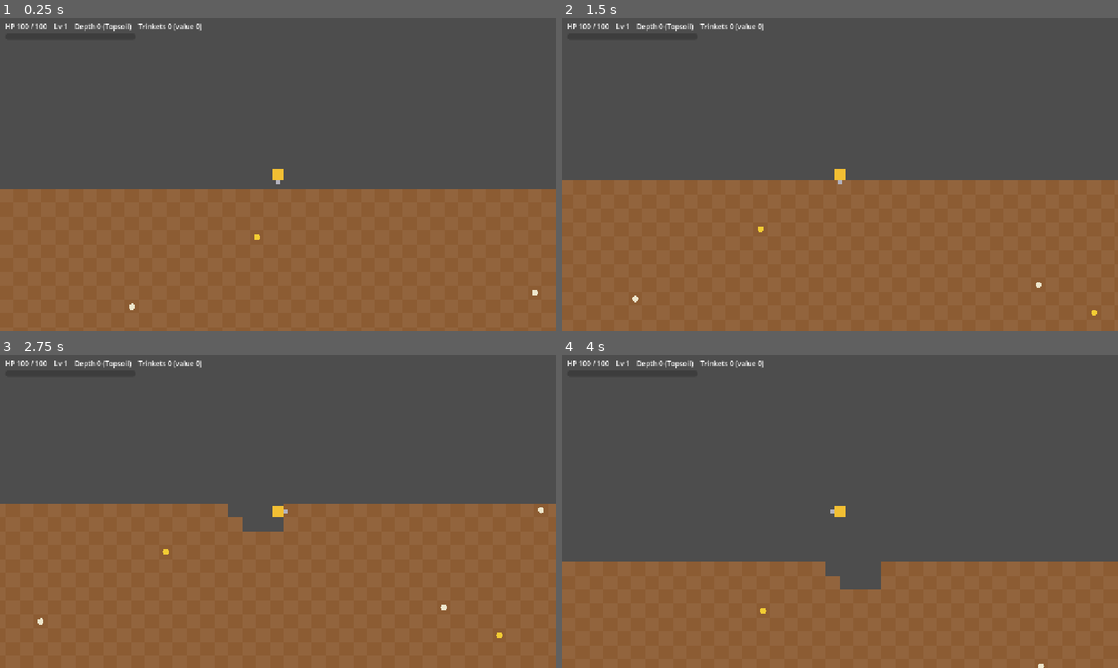
Above: before the commit, frames 1-4 (two rows, left to right).
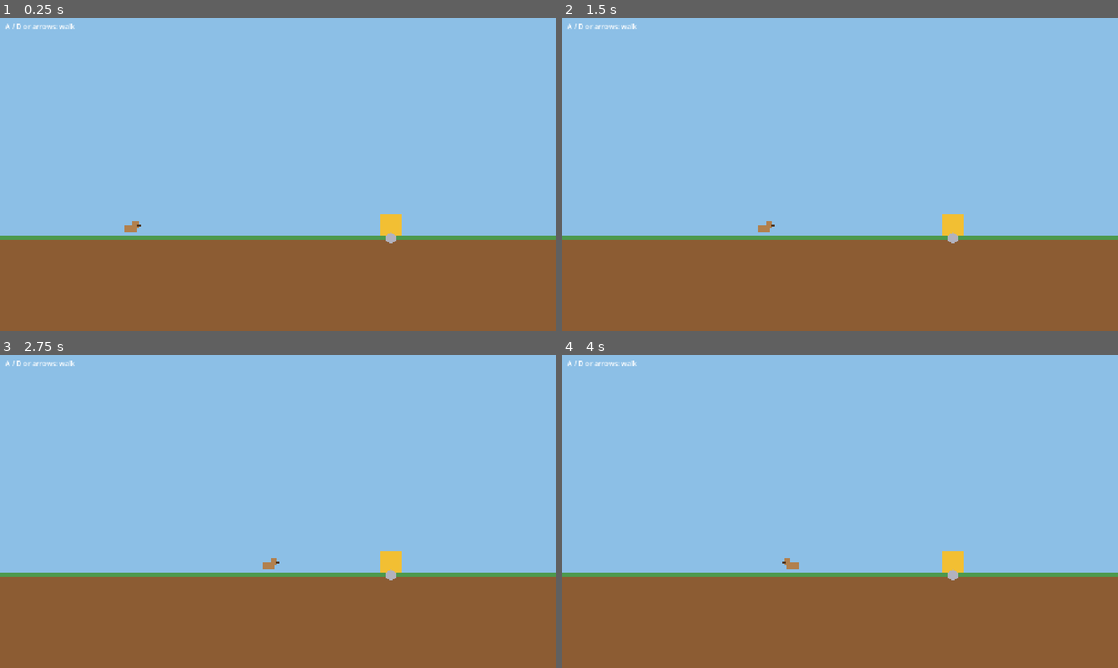
Above: after the commit, the same moments.

Repository: tygedavis/game-jam-2
Game: Godot game, scene res://scenes/surface.tscn
The game is run twice, just before and just after one commit, with the same random seed, the same clock (stepped at 60 frames per second) and the same inputs. Before the commit the project starts from res://scenes/main.tscn.
Inputs:
- Up to frame 1 (0.25 s): no input
- Up to frame 2 (1.5 s): tap Enter at 0.5 s; hold Right (ui_right) 0.53-1.28 s; tap Space at 0.6, 0.77, 1.07 s; hold Down (ui_down) from 1.28 s (still down); tap 1 at 1.35 s
- Up to frame 3 (2.75 s): tap Space at 1.52, 1.55, 1.82, 2.3 s; release Down (ui_down) at 2.03 s; hold Right (ui_right) from 2.03 s (still down); tap 2 at 2.1 s
- Up to frame 4 (4 s): release Right (ui_right) at 2.78 s; hold Up (ui_up) 2.78-3.53 s; tap 3 at 2.85 s; tap Space at 3.02, 3.05, 3.32, 3.77, 3.8 s; hold Left (ui_left) from 3.53 s (still down); tap Enter at 3.6 s

The runs differ from the first frame. In frame 1, 71% of the frame differs, in the area x 0-100%, y 0-94%; in frame 2, 71%; in frame 3, 71%; in frame 4, 71%, in the area x 0-100%, y 0-100%.

Commit message:
Add surface scene and update prototype plan docs
Game boots to a minimal surface hub: walk the dog to the drill and press Space
to start a run. Death returns to the surface. Plan docs now record milestones
1-5 as done plus the decisions made along the way.

Co-Authored-By: Claude Sonnet 5.5 <noreply@anthropic.com>

Diff:
--- a/project.godot
+++ b/project.godot
@@ -4,7 +4,7 @@
 [application]
 
 config/name="game-jam-2"
-run/main_scene="res://scenes/main.tscn"
+run/main_scene="res://scenes/surface.tscn"
 config/features=PackedStringArray("4.7", "GL Compatibility")
 config/icon="res://icon.svg"
 
--- /dev/null
+++ b/scenes/surface.tscn
@@ -0,0 +1,6 @@
+[gd_scene load_steps=2 format=3]
+
+[ext_resource type="Script" path="res://scripts/surface.gd" id="1"]
+
+[node name="Surface" type="Node2D"]
+script = ExtResource("1")
--- a/scripts/main.gd
+++ b/scripts/main.gd
@@ -138,7 +138,7 @@
 
 func _on_retry() -> void:
 	get_tree().paused = false
-	get_tree().reload_current_scene()
+	get_tree().change_scene_to_file("res://scenes/surface.tscn")
 
 
 func _update_hud() -> void:
--- a/scripts/results_screen.gd
+++ b/scripts/results_screen.gd
@@ -25,7 +25,7 @@
 	_label.horizontal_alignment = HORIZONTAL_ALIGNMENT_CENTER
 	col.add_child(_label)
 	var button := Button.new()
-	button.text = "Dig again (Enter)"
+	button.text = "Return to surface (Enter)"
 	button.pressed.connect(func() -> void: retry.emit())
 	col.add_child(button)
 	button.grab_focus.call_deferred()
--- /dev/null
+++ b/scripts/surface.gd
@@ -0,0 +1,61 @@
+extends Node2D
+## Minimal surface hub (placeholder shapes). Walk the dog to the drill and press Space to
+## start a run. The owner and other hub contents come later (see docs/game-design.md).
+
+const RUN_SCENE := "res://scenes/main.tscn"
+const GROUND_Y := 500.0
+const DRILL_X := 900.0
+const USE_RANGE := 90.0
+
+@export var walk_speed := 220.0
+
+var _dog_x := 300.0
+var _facing := 1
+var _prompt: Label
+
+
+func _ready() -> void:
+	var layer := CanvasLayer.new()
+	_prompt = Label.new()
+	_prompt.text = "Press SPACE to start digging"
+	_prompt.position = Vector2(DRILL_X - 130.0, GROUND_Y - 110.0)
+	layer.add_child(_prompt)
+	var help := Label.new()
+	help.text = "A / D or arrows: walk"
+	help.position = Vector2(12, 8)
+	layer.add_child(help)
+	add_child(layer)
+
+
+func _process(delta: float) -> void:
+	var dir := int(Input.is_physical_key_pressed(KEY_D) or Input.is_action_pressed("ui_right")) \
+		- int(Input.is_physical_key_pressed(KEY_A) or Input.is_action_pressed("ui_left"))
+	if dir != 0:
+		_facing = dir
+	_dog_x = clampf(_dog_x + dir * walk_speed * delta, 40.0, 1240.0)
+	_prompt.visible = _near_drill()
+	queue_redraw()
+
+
+func _unhandled_input(event: InputEvent) -> void:
+	if event is InputEventKey and event.pressed and not event.echo \
+			and event.physical_keycode == KEY_SPACE and _near_drill():
+		get_tree().change_scene_to_file(RUN_SCENE)
+
+
+func _near_drill() -> bool:
+	return absf(_dog_x - DRILL_X) <= USE_RANGE
+
+
+func _draw() -> void:
+	var size := get_viewport_rect().size
+	draw_rect(Rect2(0, 0, size.x, GROUND_Y), Color(0.55, 0.75, 0.9)) # sky
+	draw_rect(Rect2(0, GROUND_Y, size.x, size.y - GROUND_Y), Color(0.55, 0.36, 0.2)) # ground
+	draw_rect(Rect2(0, GROUND_Y, size.x, 10), Color(0.3, 0.6, 0.3)) # grass
+	# Drill vehicle (same colours as in-run).
+	draw_rect(Rect2(DRILL_X - 24, GROUND_Y - 48, 48, 48), Color(0.95, 0.75, 0.2))
+	draw_circle(Vector2(DRILL_X, GROUND_Y + 6), 12, Color(0.7, 0.7, 0.75))
+	# Dog on foot: body, head and snout showing facing.
+	draw_rect(Rect2(_dog_x - 14, GROUND_Y - 22, 28, 16), Color(0.7, 0.5, 0.3))
+	draw_rect(Rect2(_dog_x + _facing * 12 - 7, GROUND_Y - 32, 14, 14), Color(0.7, 0.5, 0.3))
+	draw_rect(Rect2(_dog_x + _facing * 20 - 4, GROUND_Y - 26, 8, 6), Color(0.3, 0.2, 0.1))
Not shown, changed: CLAUDE.md
Not shown, changed: docs/game-design.md
Not shown, changed: docs/prototype-plan.md
